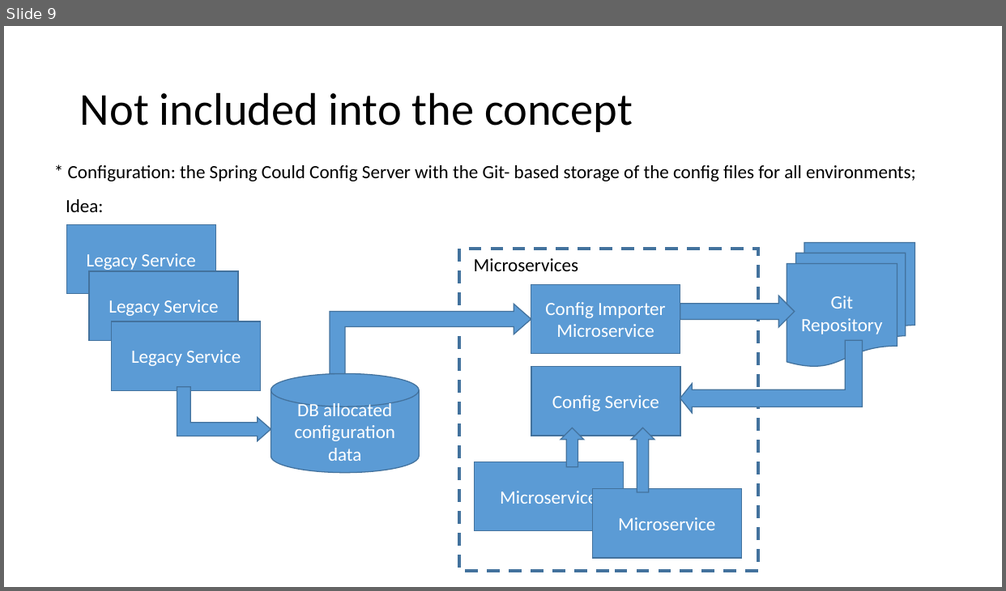
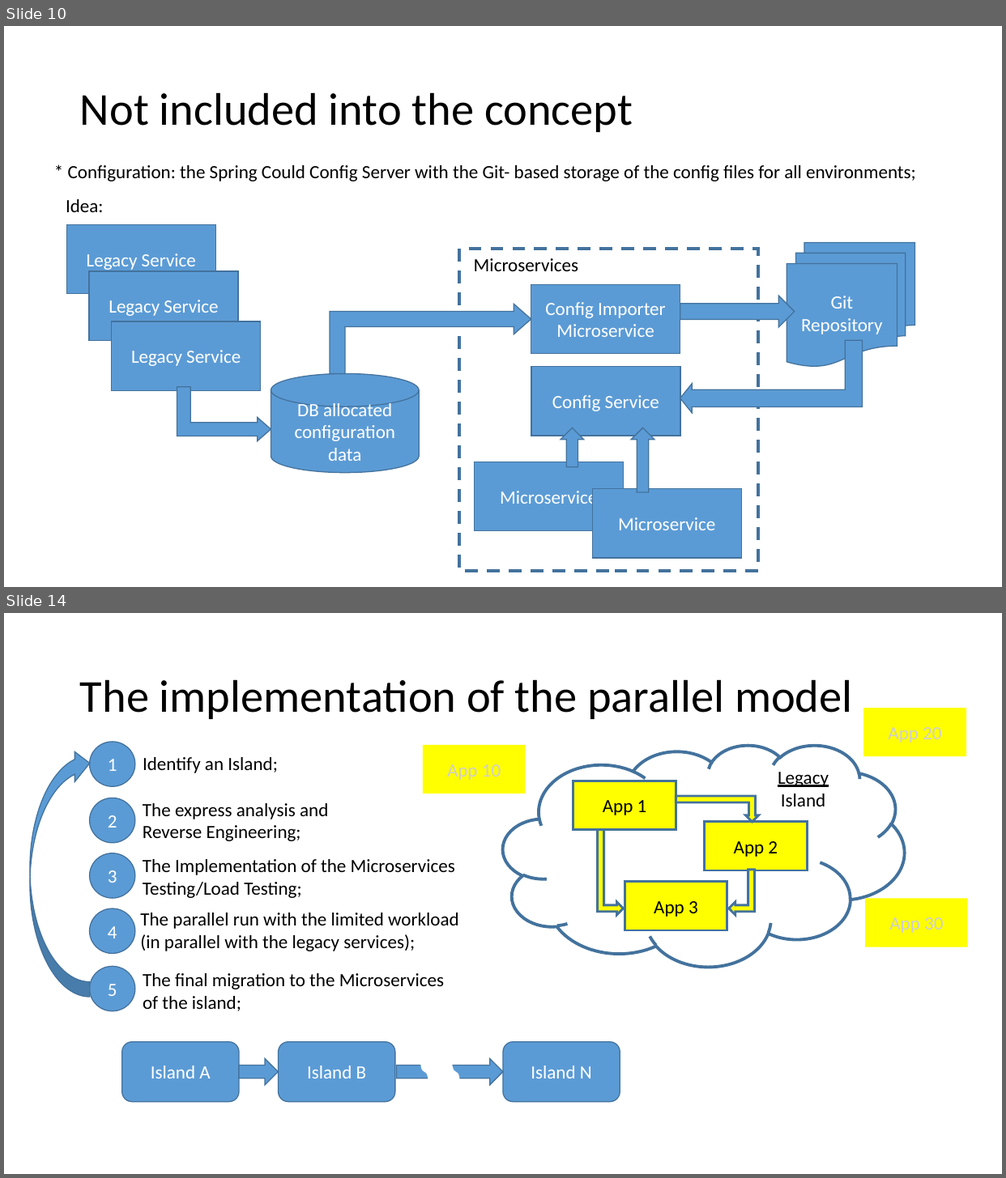
Before and after one commit to antonnazarov/altron-pilot, a slide deck: doc/altron-ms-demo-20190802.pptx. Shown one above the other, each under a label of ours: slide 9 before the commit, slides 10 and 14 after it; the slides between them are not shown. The pictures are 1006x591 and 1006x1178 pixels, drawn with LibreOffice and Linux fonts; fonts in the diff are those of the drawing. Boxes give left, top, right and bottom in pixels: in the first picture for what was removed or moved away, otherwise in the second. Text is boxed around its words. In the diff, an @@ line names an element or a change of style, - is before the commit and + after.

```diff
--- a/doc/altron-ms-demo-20190802.pptx
+++ b/doc/altron-ms-demo-20190802.pptx
@@ slide 14 added at [4, 613, 1002, 1174], background #FFFFFF @@
@@ title added at [80, 679, 852, 719], 44 pt, text #000000 @@
+The implementation of the parallel model
@@ rectangle added at [864, 708, 967, 756], fill #FFFF00, 18 pt, text #D0CECE @@
+App 20
@@ curved down arrow added at [29, 748, 89, 997], fill #5B9BD5, outline #43739E 1 pt @@
@@ ellipse added at [89, 742, 135, 786], fill #5B9BD5, outline #43739E 1 pt, 18 pt, text #FFFFFF @@
+1
@@ text added at [143, 757, 278, 773], 18 pt, text #000000 @@
+Identify an Island;
@@ rectangle added at [423, 745, 525, 794], fill #FFFF00, 18 pt, text #D0CECE @@
+App 10
@@ cloud added at [503, 745, 905, 966], outline #43739E 3 pt @@
@@ rectangle added at [573, 781, 676, 830], fill #FFFF00, outline #43739E 2.25 pt, 18 pt, text #000000 @@
+App 1
@@ text added at [778, 772, 829, 787], 18 pt, text #000000, underline @@
+Legacy
@@ ellipse added at [89, 798, 135, 843], fill #5B9BD5, outline #43739E 1 pt, 18 pt, text #FFFFFF @@
+2
@@ text added at [143, 803, 328, 841], 18 pt, text #000000 @@
+The express analysis and
+Reverse Engineering;
@@ bent up arrow added at [676, 796, 759, 822], fill #FFFF00, outline #43739E 2.25 pt @@
@@ text added at [781, 794, 825, 807], 18 pt, text #000000 @@
+Island
@@ bent up arrow added at [598, 829, 623, 914], fill #FFFF00, outline #43739E 2.25 pt @@
@@ rectangle added at [705, 822, 808, 871], fill #FFFF00, outline #43739E 2.25 pt, 18 pt, text #000000 @@
+App 2
@@ ellipse added at [89, 854, 135, 898], fill #5B9BD5, outline #43739E 1 pt, 18 pt, text #FFFFFF @@
+3
@@ text added at [143, 859, 455, 898], 18 pt, text #000000 @@
+The Implementation of the Microservices
+Testing/Load Testing;
@@ bent up arrow added at [729, 870, 755, 915], fill #FFFF00, outline #43739E 2.25 pt @@
@@ rectangle added at [624, 882, 727, 931], fill #FFFF00, outline #43739E 2.25 pt, 18 pt, text #000000 @@
+App 3
@@ rectangle added at [865, 898, 967, 947], fill #FFFF00, 18 pt, text #D0CECE @@
+App 30
@@ ellipse added at [89, 909, 135, 954], fill #5B9BD5, outline #43739E 1 pt, 18 pt, text #FFFFFF @@
+4
@@ text added at [140, 913, 459, 952], 18 pt, text #000000 @@
+The parallel run with the limited workload
+(in parallel with the legacy services);
@@ ellipse added at [89, 966, 135, 1012], fill #5B9BD5, outline #43739E 1 pt, 18 pt, text #FFFFFF @@
+5
@@ text added at [143, 973, 444, 1012], 18 pt, text #000000 @@
+The final migration to the Microservices
+of the island;
@@ rounded rectangle added at [122, 1042, 239, 1102], fill #5B9BD5, outline #43739E 1 pt, 18 pt, text #FFFFFF @@
+Island A
@@ rounded rectangle added at [278, 1042, 394, 1102], fill #5B9BD5, outline #43739E 1 pt, 18 pt, text #FFFFFF @@
+Island B
@@ rounded rectangle added at [503, 1042, 620, 1102], fill #5B9BD5, outline #43739E 1 pt, 18 pt, text #FFFFFF @@
+Island N
@@ right arrow added at [239, 1059, 278, 1085], fill #5B9BD5, outline #43739E 1 pt @@
@@ right arrow added at [396, 1059, 503, 1085], fill #5B9BD5, outline #43739E 1 pt @@
@@ flow chart punched tape added at [420, 1050, 460, 1094], fill #FFFFFF @@
@@ what was slide 9 is now slide 10 @@
```
Also in this commit, not shown: 1 slide changed, 6 other slides added, 14 other files.
